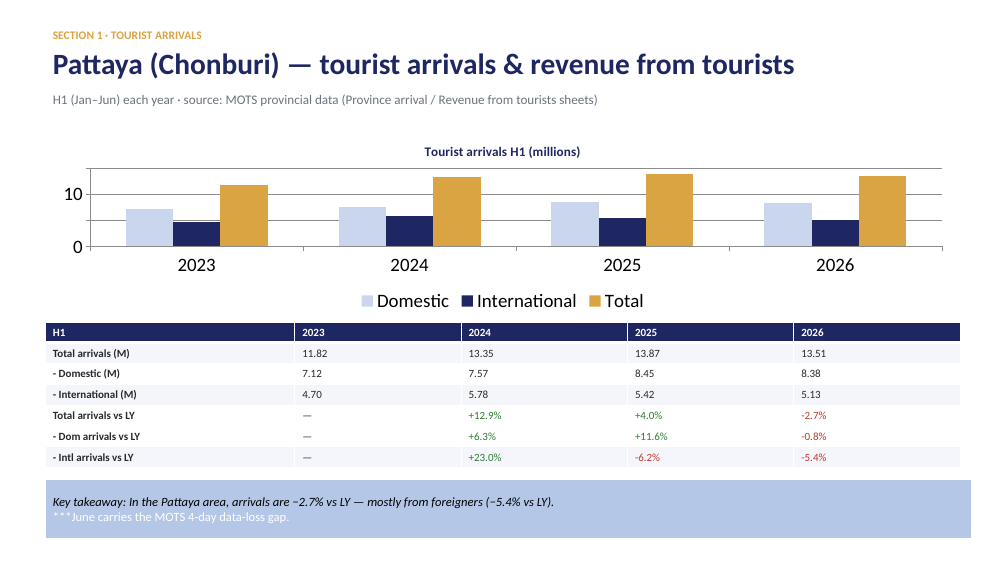
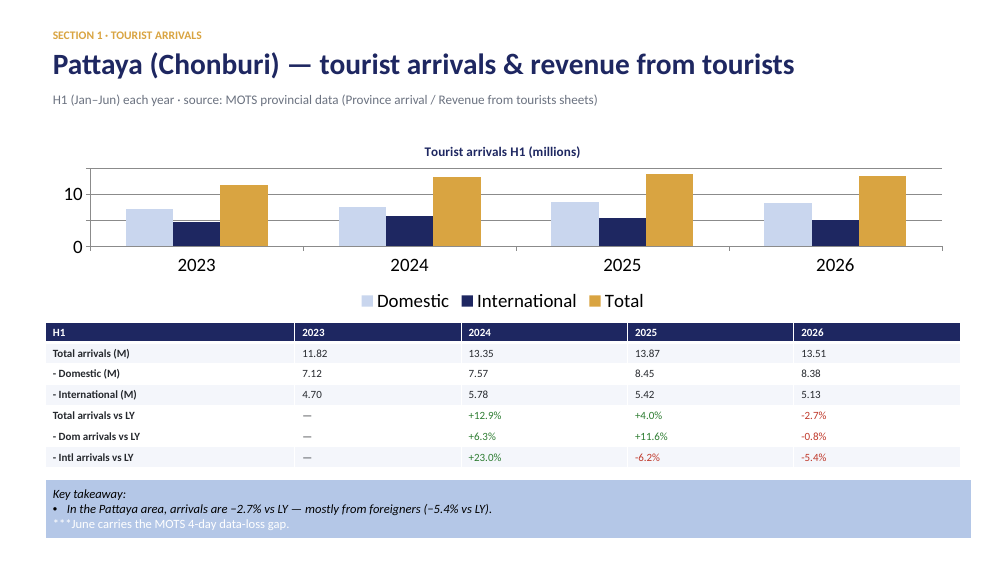
Before and after one commit to Chavin2543/mae-workspace, a slide deck: slide 10 of output/Portfolio_Performance_Report_H1-2026.pptx. Drawn at 1008x567 pixels with LibreOffice and Linux fonts; fonts in the diff are those of the drawing. Boxes give left, top, right and bottom in pixels: in the first picture for what was removed or moved away, otherwise in the second. Text is boxed around its words. In the diff, an @@ line names an element or a change of style, - is before the commit and + after.

```diff
--- a/output/Portfolio_Performance_Report_H1-2026.pptx
+++ b/output/Portfolio_Performance_Report_H1-2026.pptx
@@ text in rectangle at (x1=53, y1=489, x2=492, y2=515): text changed @@
-Key takeaway: In the Pattaya area, arrivals are −2.7% vs LY — mostly from foreigners (−5.4% vs LY).
+Key takeaway:
+• In the Pattaya area, arrivals are −2.7% vs LY — mostly from foreigners (−5.4% vs LY).
```
Also in this commit, not shown: 22 other slides changed.
